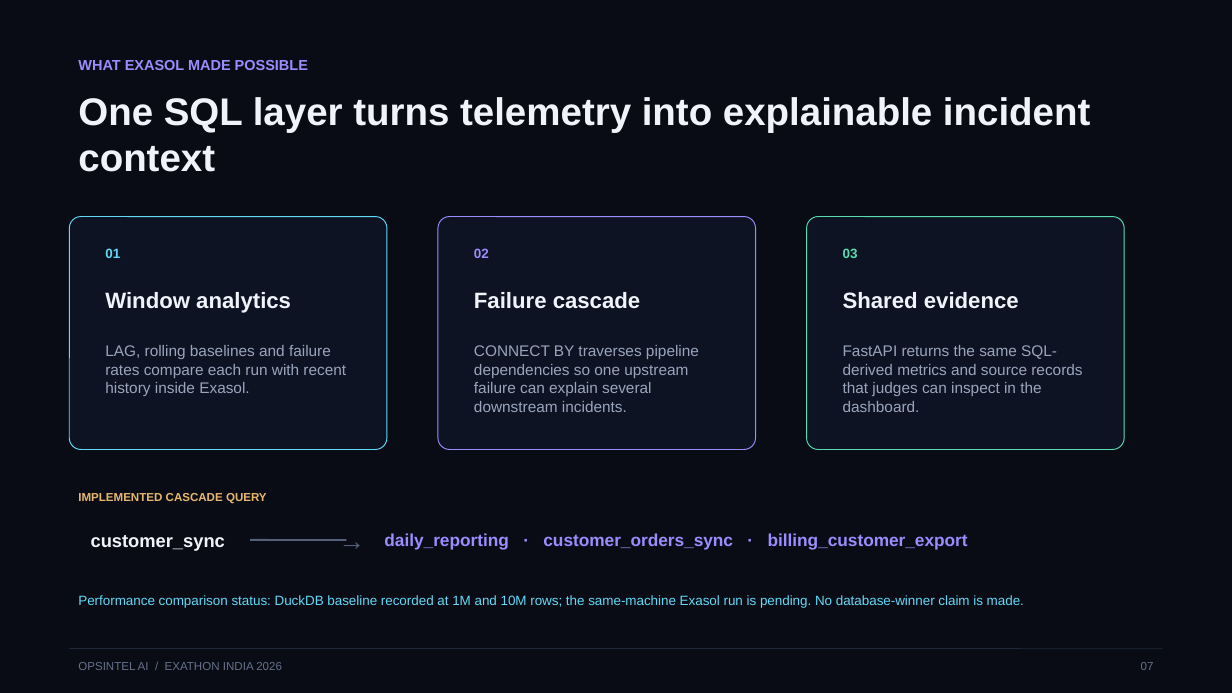
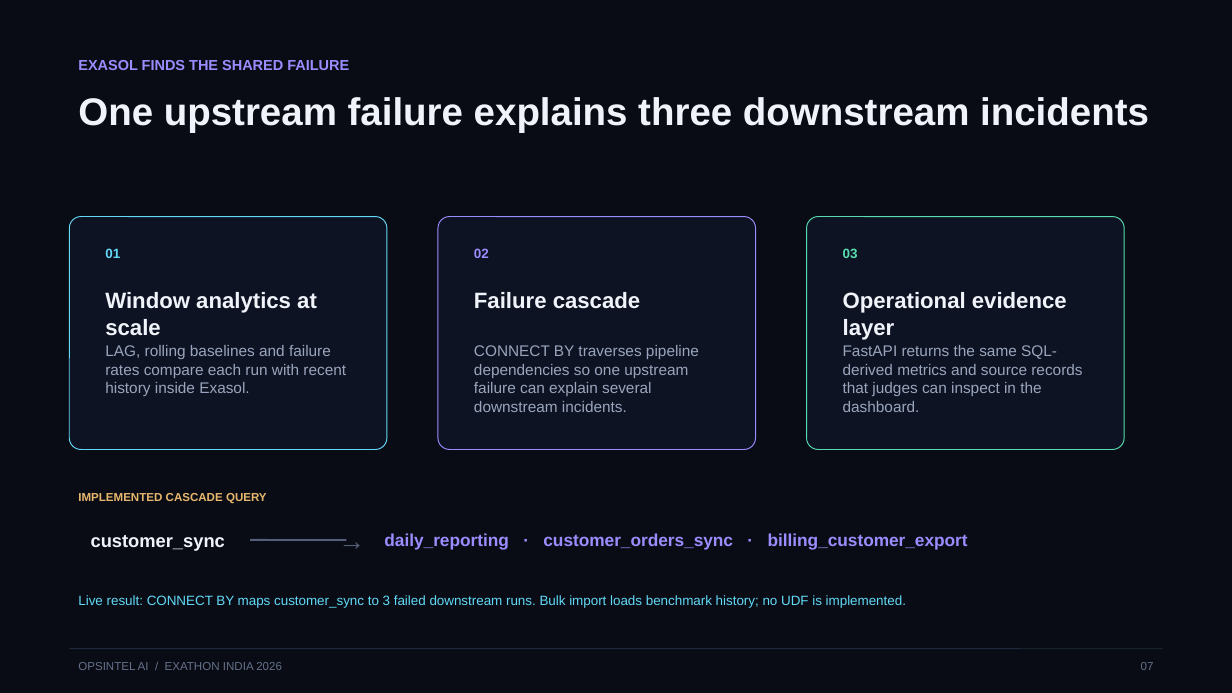
Before and after one commit to Anafa-thabassum/opsintel-ai, a slide deck: slide 7 of submission/opsintel-ai-pitch-deck.pptx. Drawn at 1232x693 pixels with LibreOffice and Linux fonts; fonts in the diff are those of the drawing. Boxes give left, top, right and bottom in pixels: in the first picture for what was removed or moved away, otherwise in the second. Text is boxed around its words. In the diff, an @@ line names an element or a change of style, - is before the commit and + after.

Commit message:
Strengthen Exasol proof and investigation UX

```diff
--- a/submission/opsintel-ai-pitch-deck.pptx
+++ b/submission/opsintel-ai-pitch-deck.pptx
@@ text at (x1=78, y1=60, x2=349, y2=70): text changed @@
-WHAT EXASOL MADE POSSIBLE
+EXASOL FINDS THE SHARED FAILURE
@@ text at (x1=78, y1=97, x2=1149, y2=133): text changed @@
-One SQL layer turns telemetry into explainable incident context
+One upstream failure explains three downstream incidents
@@ text at (x1=105, y1=292, x2=317, y2=336): text changed @@
-Window analytics
+Window analytics at scale
@@ text at (x1=843, y1=292, x2=1067, y2=340): text changed @@
-Shared evidence
+Operational evidence layer
@@ text at (x1=78, y1=595, x2=906, y2=608): text changed @@
-Performance comparison status: DuckDB baseline recorded at 1M and 10M rows; the same-machine Exasol run is pending. No database-winner claim is made.
+Live result: CONNECT BY maps customer_sync to 3 failed downstream runs. Bulk import loads benchmark history; no UDF is implemented.
```
Also in this commit, not shown: 7 other slides changed, 25 other files.
